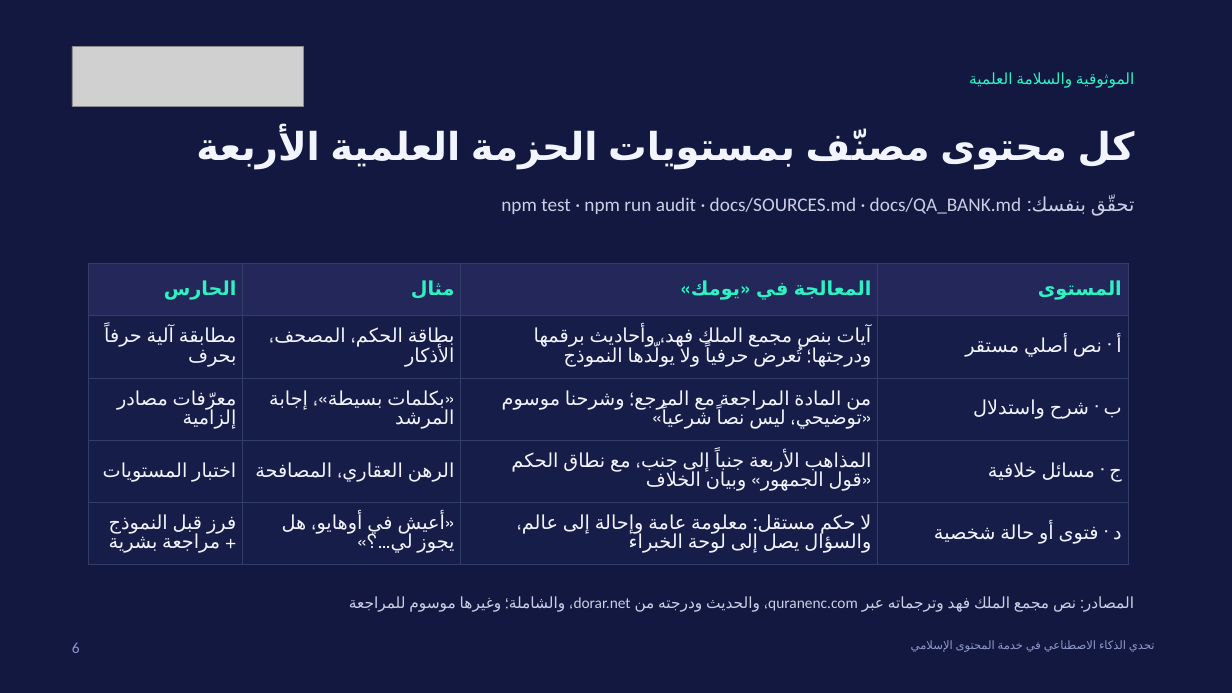
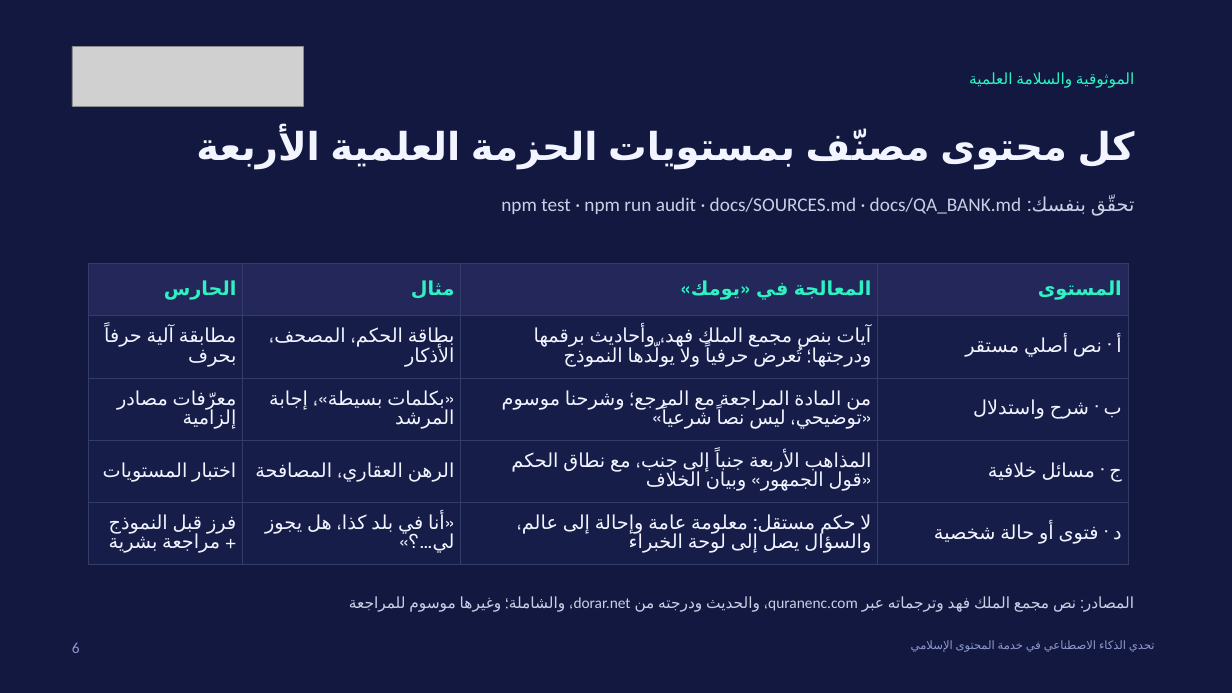
Before and after one commit to B4r4k4/yawmuk, a slide deck: slide 6 of docs/deck/yawmuk-deck.template.pptx. Drawn at 1232x693 pixels with LibreOffice and Linux fonts; fonts in the diff are those of the drawing; grey boxes stand for pictures; background and template pictures are left out. Boxes give left, top, right and bottom in pixels: in the first picture for what was removed or moved away, otherwise in the second. Text is boxed around its words. In the diff, an @@ line names an element or a change of style, - is before the commit and + after.

```diff
--- a/docs/deck/yawmuk-deck.template.pptx
+++ b/docs/deck/yawmuk-deck.template.pptx
@@ table at (89, 263, 1128, 557) @@
-row 5, column 2: «أعيش في أوهايو، هل يجوز لي…؟»
+row 5, column 2: «أنا في بلد كذا، هل يجوز لي…؟»
```
Also in this commit, not shown: 3 other slides changed, 10 other files.
